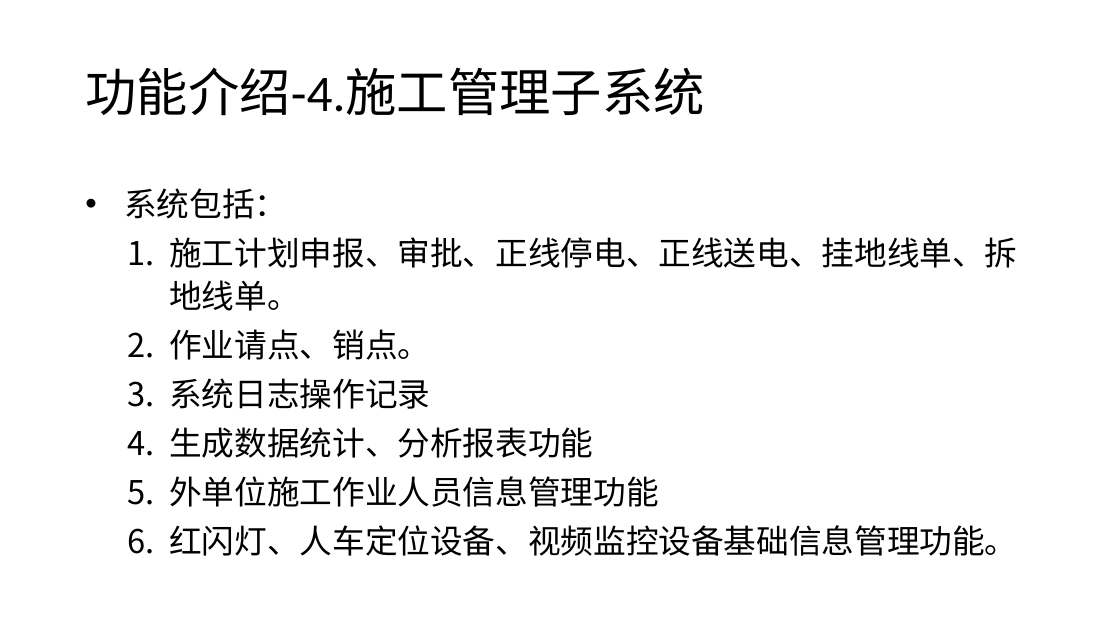
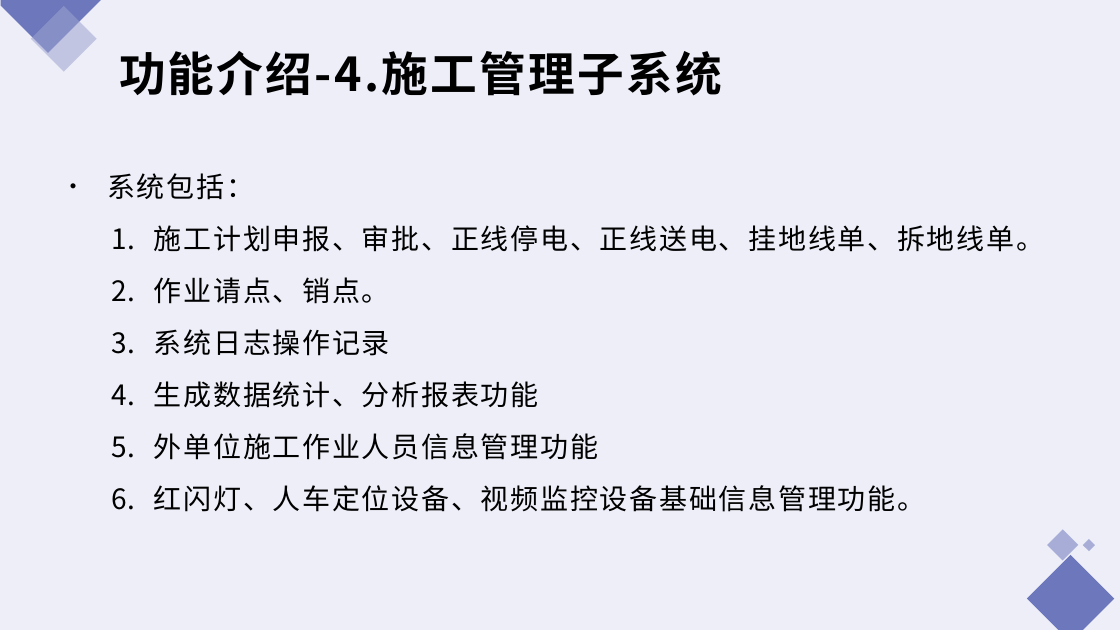
Before and after one commit to hanlibin1981/hlb, a slide deck: slide 9 of 深圳地铁智能施工管控项目总结报告.pptx (slide 8 before the commit). Drawn at 1120x630 pixels with LibreOffice and Linux fonts; fonts in the diff are those of the drawing. Boxes give left, top, right and bottom in pixels: in the first picture for what was removed or moved away, otherwise in the second. Text is boxed around its words. In the diff, an @@ line names an element or a change of style, - is before the commit and + after.

```diff
--- a/深圳地铁智能施工管控项目总结报告.pptx
+++ b/深圳地铁智能施工管控项目总结报告.pptx
@@ background #FFFFFF to #EDEEF7 @@
@@ group added at (0,0,1115,630): 3 rectangles, 2 freeform shapes @@
@@ title "功能介绍-4.施工管理子系统": place and size @@
-title "功能介绍-4.施工管理子系统" at (85,67,705,116)
+title "功能介绍-4.施工管理子系统" at (119,51,722,96)
@@ title "功能介绍-4.施工管理子系统" at (119,51,722,96): size 44 to 40 pt, letter spacing 0 to 2 pt, bold on; font Calibri to Noto Sans CJK SC in "功能介绍-4.施工管理子系统"; line spacing 0.9 to 1; vertical alignment middle to top @@
@@ text "系统包括：": place and size @@
-text "系统包括：" at (124,188,1017,556)
+text "系统包括：" at (107,173,1044,512)
@@ text "系统包括：" at (107,173,1044,512): size 28 to 24 pt, letter spacing 0 to 1.5 pt; line spacing 1.3 to 1.4; line spacing 1.1 to 1.2; more space between paragraphs @@
```
Also in this commit, not shown: 9 other slides changed, 1 slide added.
